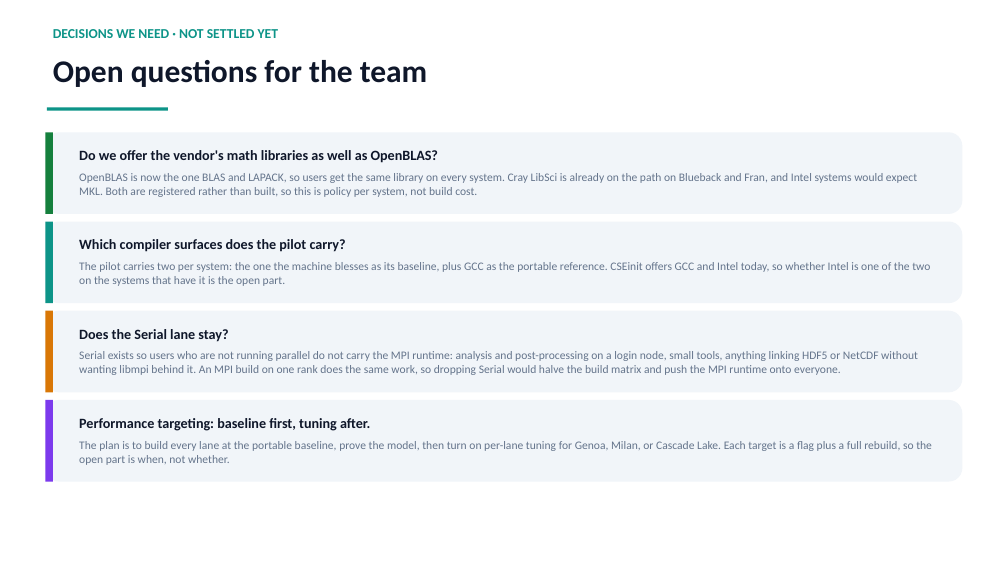
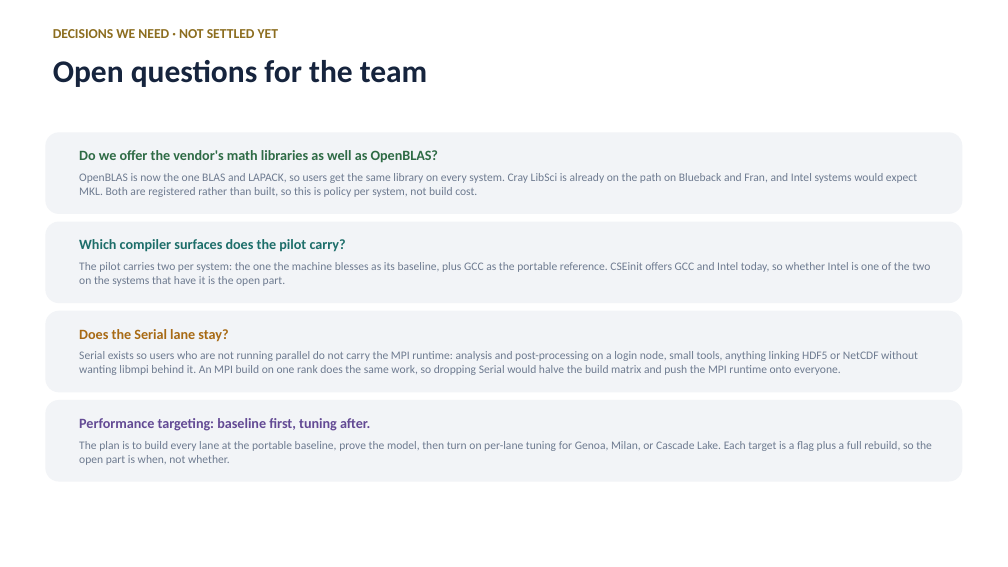
Before and after one commit to ray12514/stack-planning, a slide deck: slide 10 of presentations/cse_lanes_model.pptx. Drawn at 1008x567 pixels with LibreOffice and Linux fonts; fonts in the diff are those of the drawing. Boxes give left, top, right and bottom in pixels: in the first picture for what was removed or moved away, otherwise in the second. Text is boxed around its words. In the diff, an @@ line names an element or a change of style, - is before the commit and + after.

Commit message:
Deck: navy and gold palette, and drop the machine-design tells
The old palette was the Tailwind default color set verbatim, which is a
soft fingerprint of generated design, and the deck carried two stronger
ones: an accent rule under every title and coloured edge stripes on the
cards. The palette is now a hand-tuned navy and gold family in the HPCMP
direction, the title rule is gone, and the stripes are replaced by
colouring the card's own heading, which keeps the lane colour coding
without the stripe.

```diff
--- a/presentations/cse_lanes_model.pptx
+++ b/presentations/cse_lanes_model.pptx
@@ text "DECISIONS WE NEED · NOT ..." at <box>53,29,278,38</box>: text colour #0D9488 to #8C6D1F @@
@@ text "Open questions for the team" at <box>53,60,427,87</box>: text colour #0F172A to #16243D @@
@@ rectangle removed at <box>47,107,168,110</box> @@
@@ rectangle removed at <box>45,132,53,214</box> @@
@@ text "Do we offer the vendor's ..." at <box>79,150,438,163</box>: text colour #0F172A to #2E6B45 @@
@@ rectangle removed at <box>45,222,53,303</box> @@
@@ text "Which compiler surfaces does the ..." at <box>79,239,346,252</box>: text colour #0F172A to #1D6E6A @@
@@ fill #F1F5F9 to #F2F4F7 in 4 elements at <box>45,400,963,482</box>, <box>45,132,963,214</box>, <box>45,222,963,303</box>, <box>45,311,963,392</box> @@
@@ rounded rectangle: place and size @@
-rounded rectangle at <box>45,400,963,482</box>
+rounded rectangle at <box>45,311,963,392</box>
@@ rectangle removed at <box>45,311,53,392</box> @@
@@ text "Does the Serial lane stay?" at <box>79,329,228,342</box>: text colour #0F172A to #A86A14 @@
@@ rounded rectangle: place and size @@
-rounded rectangle at <box>45,311,963,392</box>
+rounded rectangle at <box>45,400,963,482</box>
@@ rectangle removed at <box>45,400,53,482</box> @@
@@ text "Performance targeting: baseline first, tuning ..." at <box>79,418,370,431</box>: text colour #0F172A to #634A94 @@
```
Also in this commit, not shown: 13 other slides changed, 1 other file.
